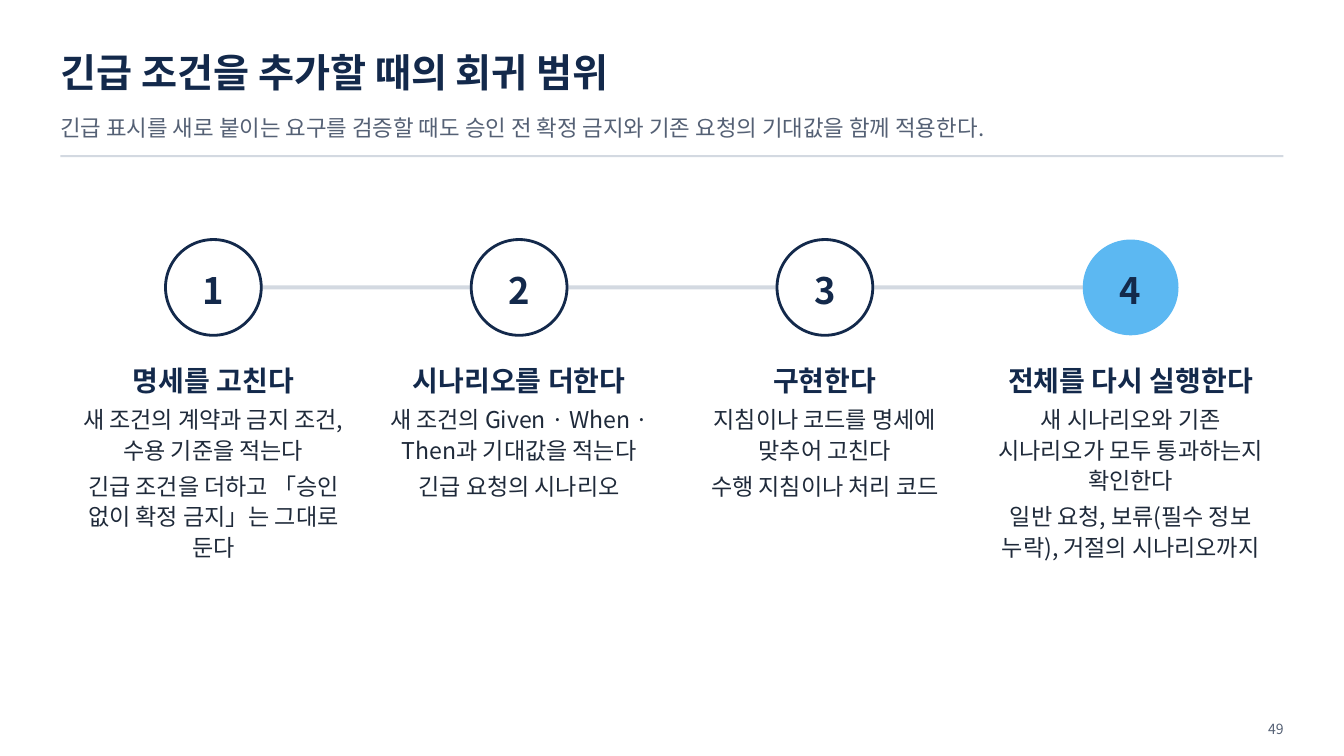
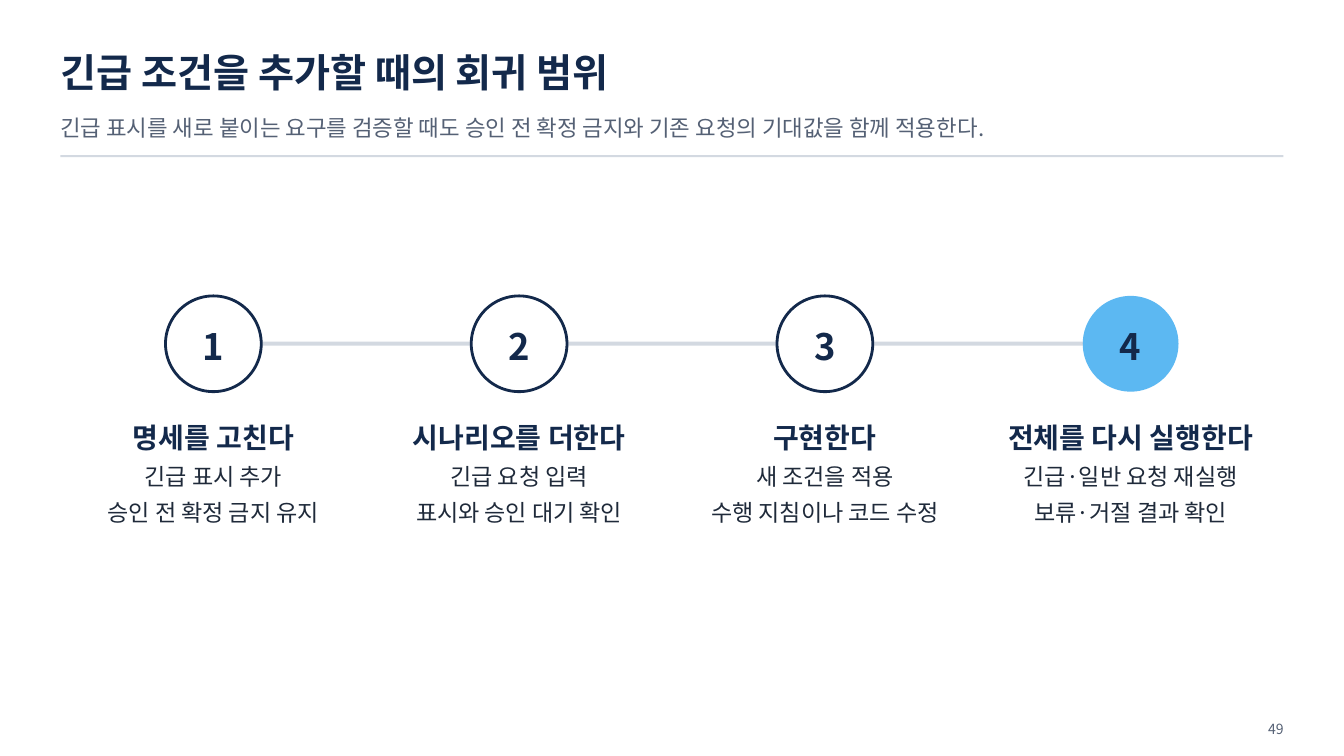
Before and after one commit to uengine-oss/hyd-iot-edu, a slide deck: slide 49 of workspace/강의제작/산출물/통합반/이론/08회차/통합반_08일차.pptx. Drawn at 1344x756 pixels with LibreOffice and Linux fonts; fonts in the diff are those of the drawing. Boxes give left, top, right and bottom in pixels: in the first picture for what was removed or moved away, otherwise in the second. Text is boxed around its words. In the diff, an @@ line names an element or a change of style, - is before the commit and + after.

```diff
--- a/workspace/강의제작/산출물/통합반/이론/08회차/통합반_08일차.pptx
+++ b/workspace/강의제작/산출물/통합반/이론/08회차/통합반_08일차.pptx
@@ 4 texts, 4 ellipses, 1 rectangle: place and size @@
-4 texts, 4 ellipses, 1 rectangle at (165, 240, 1179, 336)
+4 texts, 4 ellipses, 1 rectangle at (165, 296, 1179, 392)
@@ text "명세를 고친다": place and size @@
-text "명세를 고친다" at (83, 367, 343, 558)
+text "명세를 고친다" at (108, 424, 318, 523)
@@ text "시나리오를 더한다": place and size @@
-text "시나리오를 더한다" at (390, 367, 637, 497)
+text "시나리오를 더한다" at (413, 424, 625, 523)
@@ text "구현한다": place and size @@
-text "구현한다" at (711, 367, 938, 497)
+text "구현한다" at (711, 424, 938, 523)
@@ text "전체를 다시 실행한다": place and size @@
-text "전체를 다시 실행한다" at (998, 367, 1263, 561)
+text "전체를 다시 실행한다" at (1008, 424, 1253, 523)
@@ text at (108, 466, 318, 523): text changed @@
-새 조건의 계약과 금지 조건, 수용 기준을 적는다
-긴급 조건을 더하고 「승인 없이 확정 금지」는 그대로 둔다
+긴급 표시 추가
+승인 전 확정 금지 유지
@@ text at (416, 465, 622, 523): text changed @@
-새 조건의 Given · When · Then과 기대값을 적는다
-긴급 요청의 시나리오
+긴급 요청 입력
+표시와 승인 대기 확인
@@ text at (711, 466, 938, 523): text changed @@
-지침이나 코드를 명세에 맞추어 고친다
-수행 지침이나 처리 코드
+새 조건을 적용
+수행 지침이나 코드 수정
@@ text at (1024, 465, 1238, 523): text changed @@
-새 시나리오와 기존 시나리오가 모두 통과하는지 확인한다
-일반 요청, 보류(필수 정보 누락), 거절의 시나리오까지
+긴급·일반 요청 재실행
+보류·거절 결과 확인
```
Also in this commit, not shown: 3 other slides changed, 23 other files.
